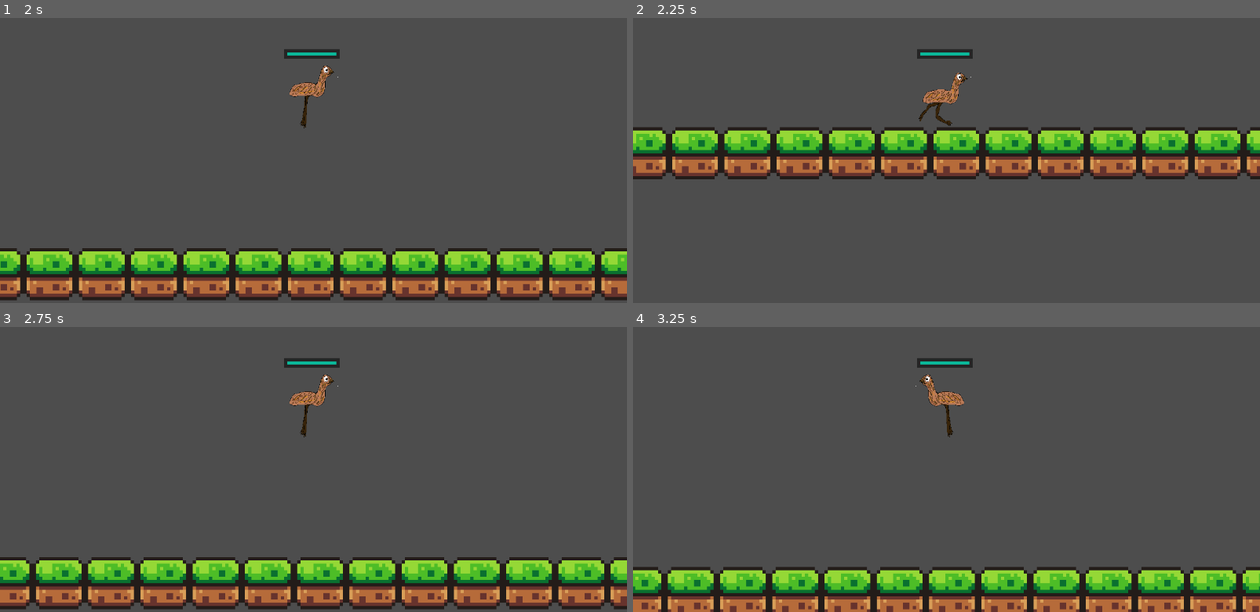
Above: before the commit, frames 1-4 (two rows, left to right).
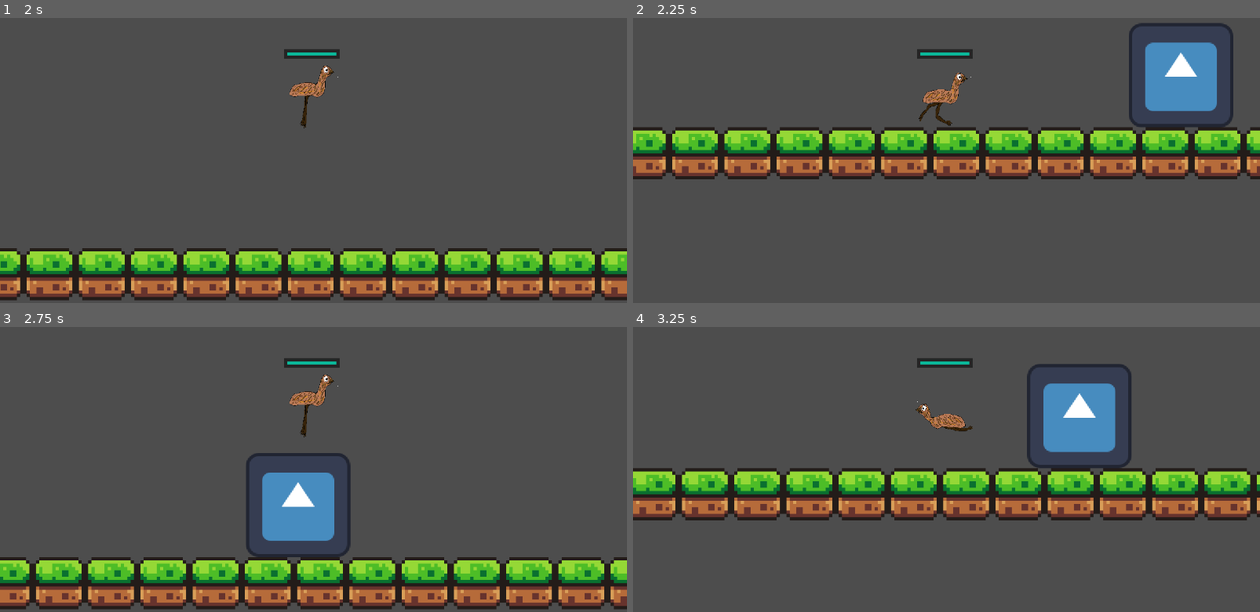
Above: after the commit, the same moments.

Repository: BastianLorsch/emu_game
Game: Godot game, scene res://scenes/game.tscn
Same seed, same stepped clock (60 frames per second), same inputs: the game is played once before the commit and once after it. The engine's default icon, where the game draws it, is replaced by a stand-in: a white triangle on a blue panel in a dark square.
Inputs:
- Up to frame 1 (2 s): click "START GAME" at 0.5 s; tap Enter (ui_accept) at 1.25, 1.35 s; hold D (move_right) from 1.28 s (still down); tap Space (jump) at 1.52, 1.55, 1.82 s
- Up to frame 2 (2.25 s): keep holding D (move_right); tap Space (jump) at 2.1 s
- Up to frame 3 (2.75 s): keep holding D (move_right); tap Space (jump) at 2.27, 2.57 s; tap Enter (ui_accept) at 2.3 s
- Up to frame 4 (3.25 s): release D (move_right) at 2.78 s; hold A (move_left) from 2.78 s (still down); hold Down (crouch) from 2.78 s (still down); tap Space (jump) at 3.05 s

Frame 1 is identical in both runs. In frame 2, 3.5% of the frame differs, in the area x 79-96%, y 1-39%; in frame 3, 3.5%; in frame 4, 37%, in the area x 0-100%, y 12-100%.

Commit message:
Enemy hinzugefügt, einschließlich simpler Verfolgung auf der x-Achse

Diff:
--- /dev/null
+++ b/scenes/enemy.tscn
@@ -0,0 +1,18 @@
+[gd_scene load_steps=4 format=3 uid="uid://1f8h6hfjlh1b"]
+
+[ext_resource type="Texture2D" uid="uid://coraywoqxlgy5" path="res://icon.svg" id="1_2gbce"]
+[ext_resource type="Script" path="res://scripts/enemy.gd" id="1_ijinv"]
+
+[sub_resource type="RectangleShape2D" id="RectangleShape2D_rycii"]
+size = Vector2(127, 128)
+
+[node name="enemy" type="CharacterBody2D"]
+script = ExtResource("1_ijinv")
+
+[node name="CollisionShape2D" type="CollisionShape2D" parent="."]
+scale = Vector2(0.25, 0.25)
+shape = SubResource("RectangleShape2D_rycii")
+
+[node name="Sprite2D" type="Sprite2D" parent="."]
+scale = Vector2(0.25, 0.25)
+texture = ExtResource("1_2gbce")
--- a/scenes/level_1.tscn
+++ b/scenes/level_1.tscn
@@ -1,9 +1,10 @@
-[gd_scene load_steps=10 format=3 uid="uid://cqn3m47clxc2f"]
+[gd_scene load_steps=11 format=3 uid="uid://cqn3m47clxc2f"]
 
 [ext_resource type="Texture2D" uid="uid://d0bib5ke71rg4" path="res://assets/sprites (placeholder)/world_tileset.png" id="1_eo2ra"]
 [ext_resource type="Texture2D" uid="uid://d0m5ikefnt11t" path="res://assets/sprites (placeholder)/Background2.png" id="2_0lg5s"]
 [ext_resource type="Texture2D" uid="uid://dre7saqx5qsh" path="res://assets/sprites (placeholder)/Background3.png" id="3_xx2gk"]
 [ext_resource type="Texture2D" uid="uid://dl8uk5sg8s6i8" path="res://assets/sprites (placeholder)/Background1.png" id="4_3k720"]
+[ext_resource type="PackedScene" uid="uid://1f8h6hfjlh1b" path="res://scenes/enemy.tscn" id="5_varlt"]
 
 [sub_resource type="TileSetAtlasSource" id="TileSetAtlasSource_q2aju"]
 texture = ExtResource("1_eo2ra")
@@ -298,3 +299,6 @@
 tile_set = SubResource("TileSet_r70pv")
 format = 2
 layer_0/tile_data = PackedInt32Array(262141, 0, 0, 262142, 0, 0, 262143, 0, 0, 196609, 0, 0, 196610, 0, 0, 196611, 0, 0 …(435 unchanged characters)…
+
+[node name="enemy" parent="." instance=ExtResource("5_varlt")]
+position = Vector2(273, -1)
--- /dev/null
+++ b/scripts/enemy.gd
@@ -0,0 +1,28 @@
+extends CharacterBody2D
+
+const SPEED = 50.0
+const JUMP_VELOCITY = -400.0
+@onready var player = get_node("../../Player")
+
+func _physics_process(delta: float) -> void:
+	# Add the gravity.
+	if not is_on_floor():
+		velocity += get_gravity() * delta
+
+	# Handle jump.
+	#if Input.is_action_just_pressed("ui_accept") and is_on_floor():
+		#velocity.y = JUMP_VELOCITY
+
+	# Get the input direction and handle the movement/deceleration.
+	# As good practice, you should replace UI actions with custom gameplay actions.
+	var puffer
+	var do_movement = true
+	if player.position.x +30 > position.x and position.x > player.position.x -30:
+		do_movement = false
+	elif player.position.x > position.x:
+		puffer = -30
+	else: puffer = 30
+
+	if do_movement:
+		position.x = move_toward(position.x, player.position.x + puffer, delta * SPEED)
+	move_and_slide()
Not shown, added: .DS_Store
